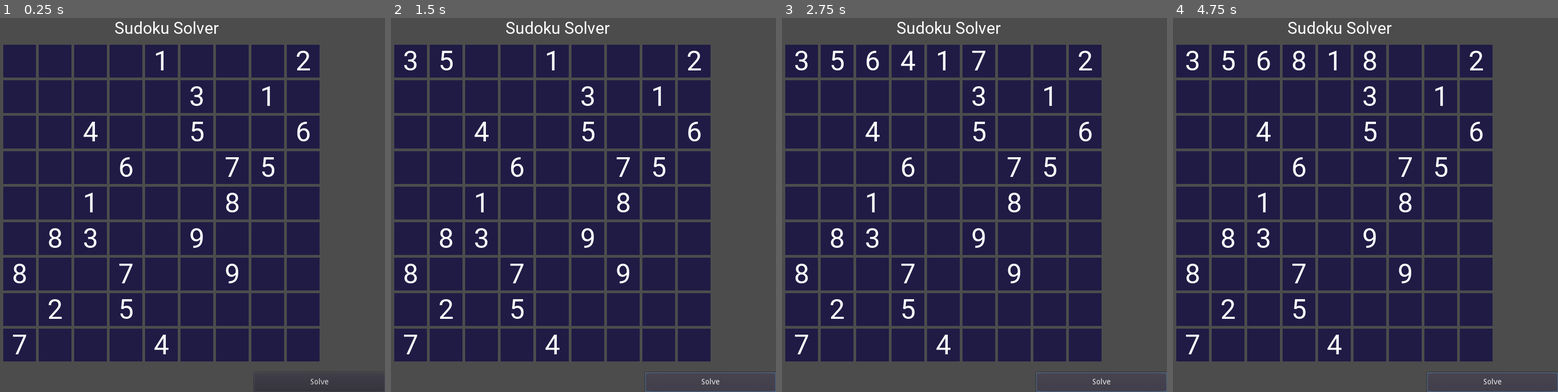
Above: before the commit, frames 1-4 (left to right).
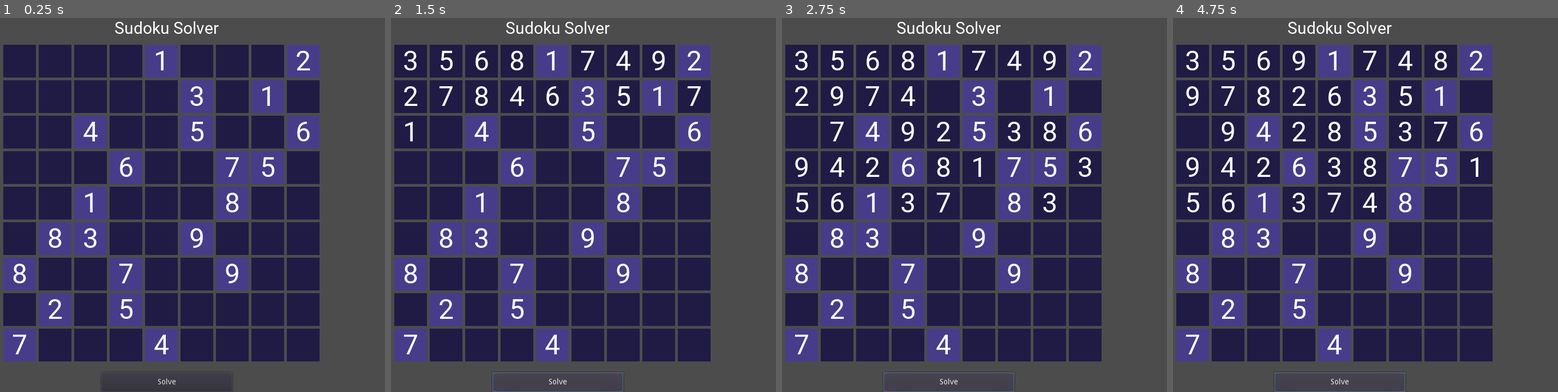
Above: after the commit, the same moments.

Repository: afroewis/godot-sudoku-solver
Game: Godot game, scene res://main_scene.tscn
Two runs of this game, one before a commit and one after it. Both use one fixed random seed, a clock stepped at 60 frames per second and the inputs below.
Inputs:
- Up to frame 1 (0.25 s): no input
- Up to frame 2 (1.5 s): click "Solve" at 0.5 s; click "Solve" at 1.25 s
- Up to frame 3 (2.75 s): click "Solve" at 2 s
- Up to frame 4 (4.75 s): no input

The runs differ from the first frame. In frame 1, 15% of the frame differs, in the area x 0-99%, y 7-100%; in frame 2, 16%; in frame 3, 17%; in frame 4, 17%, in the area x 0-100%, y 7-100%.
Error before the commit: Invalid get index '81' (on base: 'Array'). (res://main_scene.gd:84)
Error after the commit: Invalid get index '81' (on base: 'Array'). (res://main_scene.gd:85)

Commit message:
Improved UI

Diff:
--- a/main_scene.gd
+++ b/main_scene.gd
@@ -45,7 +45,7 @@
 		var label: Label = number.get_node("Label")
 		var text = String(" ") if value == 0 else String(value)
 		label.text = text
-		yield(get_tree().create_timer(0.5), "timeout")
+		yield(get_tree().create_timer(0.001), "timeout")
 
 func create_board():
 	for x in board:
@@ -54,6 +54,7 @@
 
 		if x != 0:
 			label.text = String(x)
+			instance.color = Color.darkslateblue
 
 		container.add_child(instance)
 
--- a/main_scene.tscn
+++ b/main_scene.tscn
@@ -38,12 +38,13 @@
 }
 
 [node name="Button" type="Button" parent="."]
-anchor_left = 1.0
+anchor_left = 0.5
 anchor_top = 1.0
-anchor_right = 1.0
+anchor_right = 0.5
 anchor_bottom = 1.0
-margin_left = -240.0
+margin_left = -120.0
 margin_top = -36.0
+margin_right = 120.0
 text = "Solve"
 script = SubResource( 2 )
 __meta__ = {
